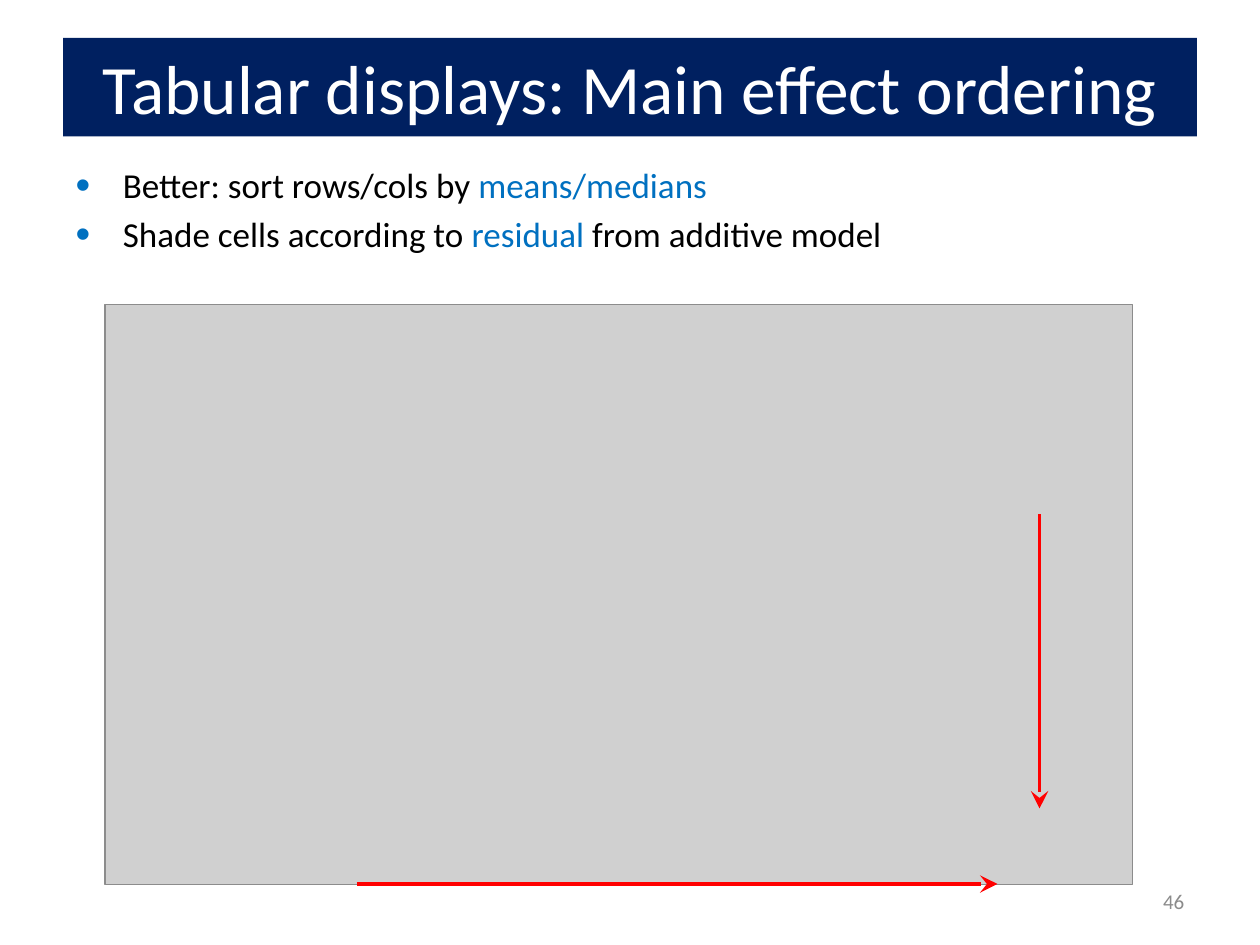
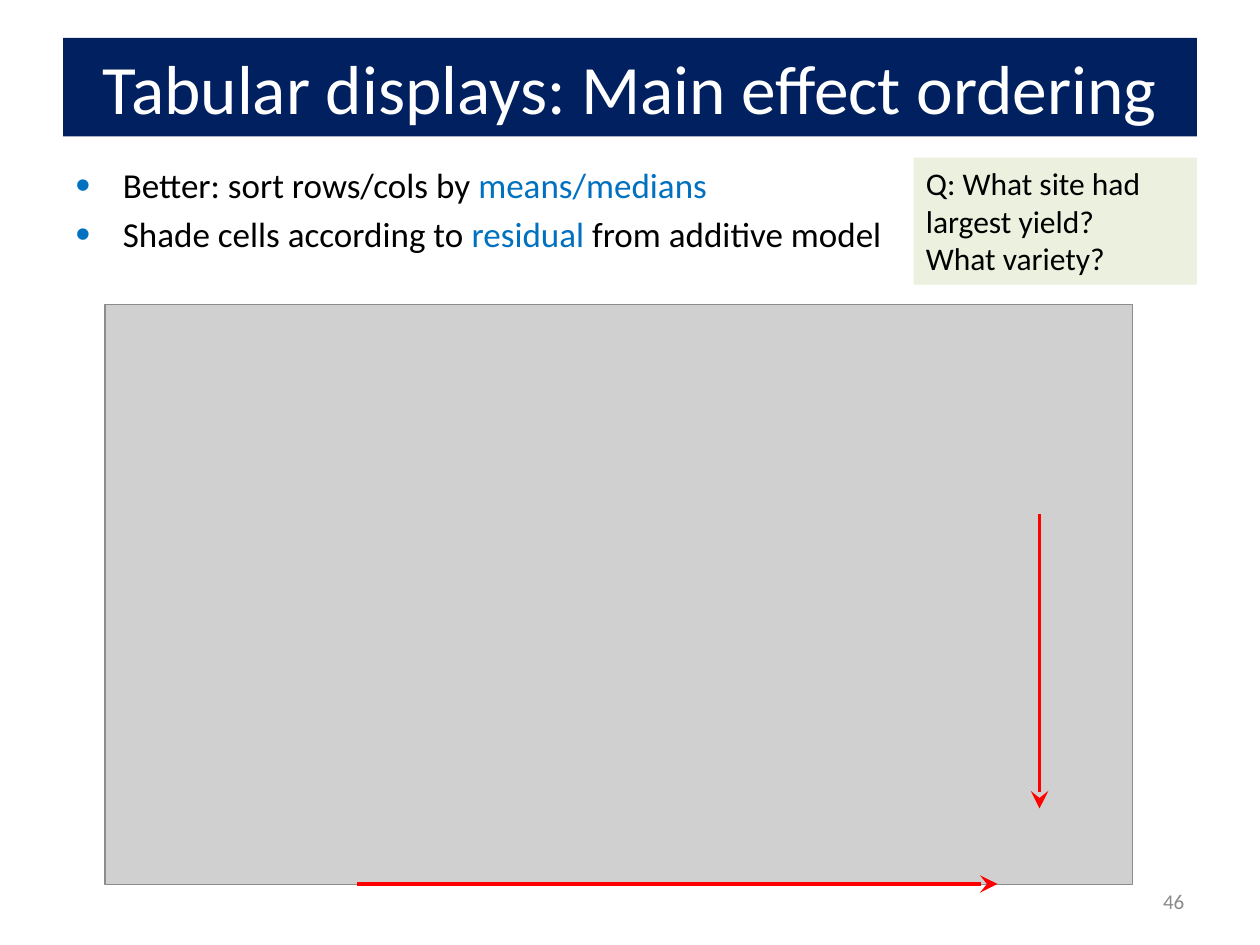
Before and after one commit to friendly/psy6136, a slide deck: slide 46 of docs/lectures/01-Overview.pptx. Drawn at 1260x945 pixels with LibreOffice and Linux fonts; fonts in the diff are those of the drawing; grey boxes stand for pictures. Boxes give left, top, right and bottom in pixels: in the first picture for what was removed or moved away, otherwise in the second. Text is boxed around its words. In the diff, an @@ line names an element or a change of style, - is before the commit and + after.

```diff
--- a/docs/lectures/01-Overview.pptx
+++ b/docs/lectures/01-Overview.pptx
@@ rectangle added at (914,158,1197,285), fill #EBF1DE, 18 pt, text #000000 @@
+Q: What site had largest yield?
+What variety?
```
Also in this commit, not shown: 22 other slides changed, 2 slides added, 16 other files.
